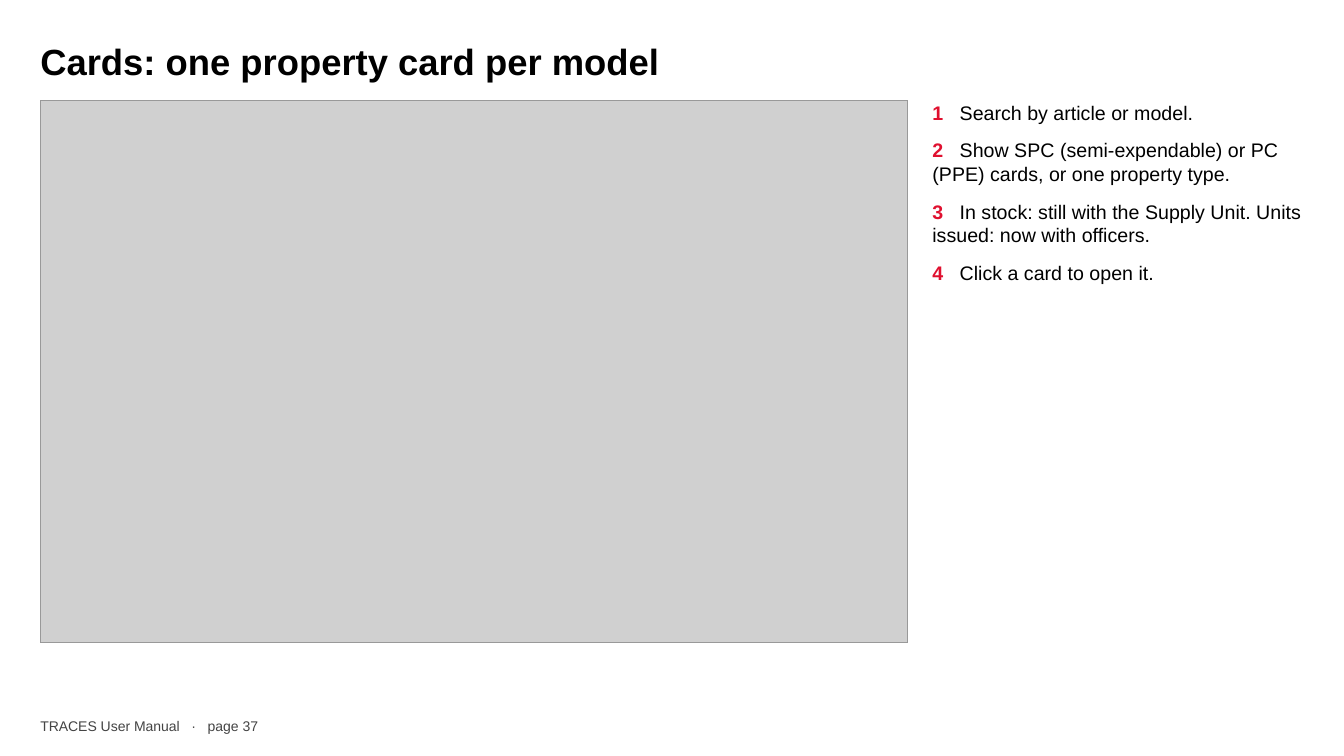
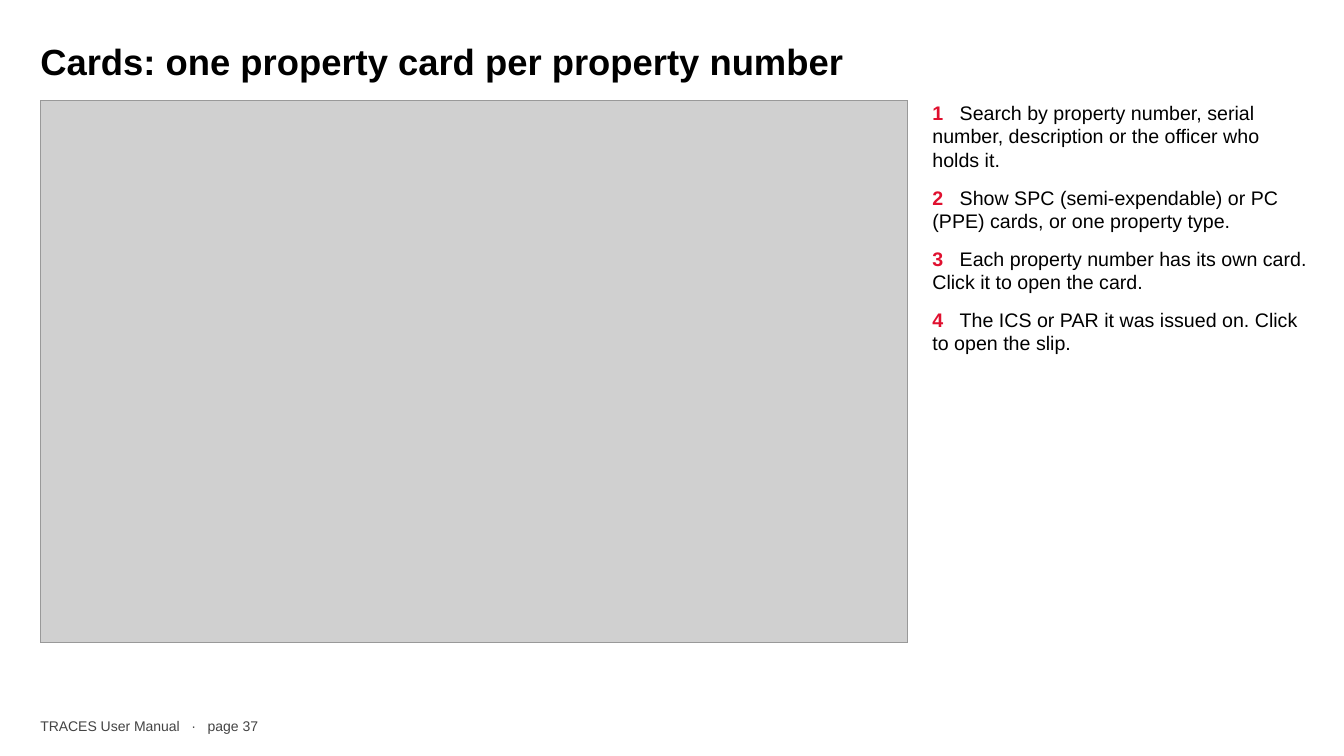
Before and after one commit to joww-seph/traces, a slide deck: slide 37 of docs/TRACES-User-Manual.pptx. Drawn at 1344x756 pixels with LibreOffice and Linux fonts; fonts in the diff are those of the drawing; grey boxes stand for pictures. Boxes give left, top, right and bottom in pixels: in the first picture for what was removed or moved away, otherwise in the second. Text is boxed around its words. In the diff, an @@ line names an element or a change of style, - is before the commit and + after.

```diff
--- a/docs/TRACES-User-Manual.pptx
+++ b/docs/TRACES-User-Manual.pptx
@@ text at box(40, 48, 843, 82): text changed @@
-Cards: one property card per model
+Cards: one property card per property number
@@ text at box(932, 105, 1259, 168): text changed @@
-1 Search by article or model.
+1 Search by property number, serial number, description or the officer who holds it.
@@ text at box(932, 251, 1307, 354): text changed @@
-3 In stock: still with the Supply Unit. Units issued: now with officers.
-4 Click a card to open it.
+3 Each property number has its own card. Click it to open the card.
+4 The ICS or PAR it was issued on. Click to open the slip.
```
Also in this commit, not shown: 44 other slides changed, 1 slide added, 6 other files.
